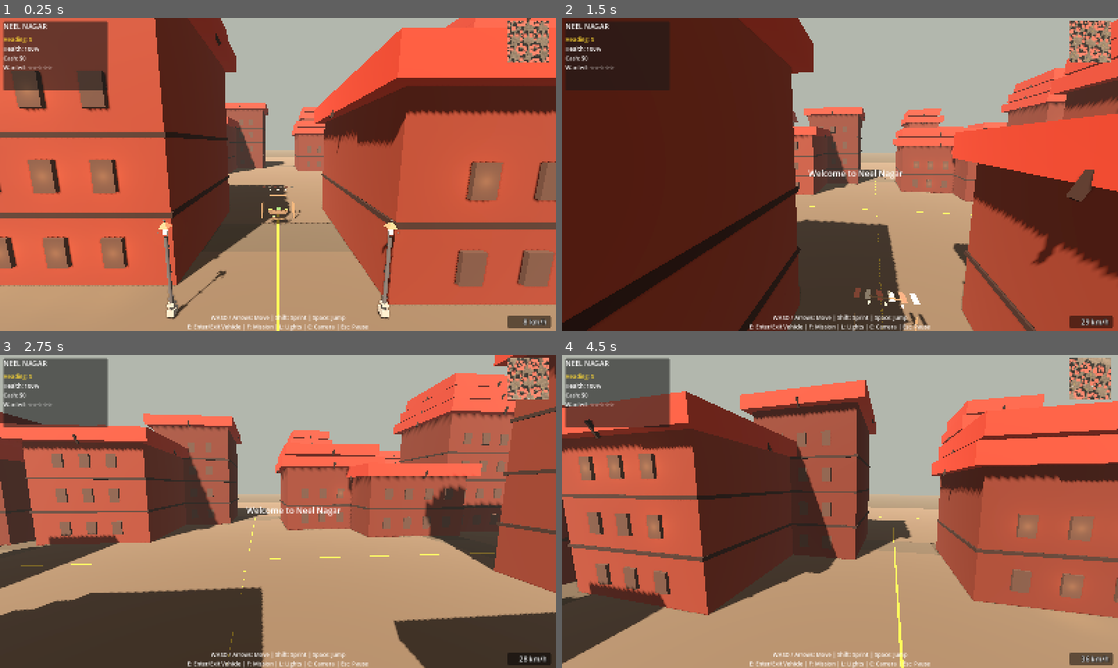
Above: before the commit, frames 1-4 (two rows, left to right).
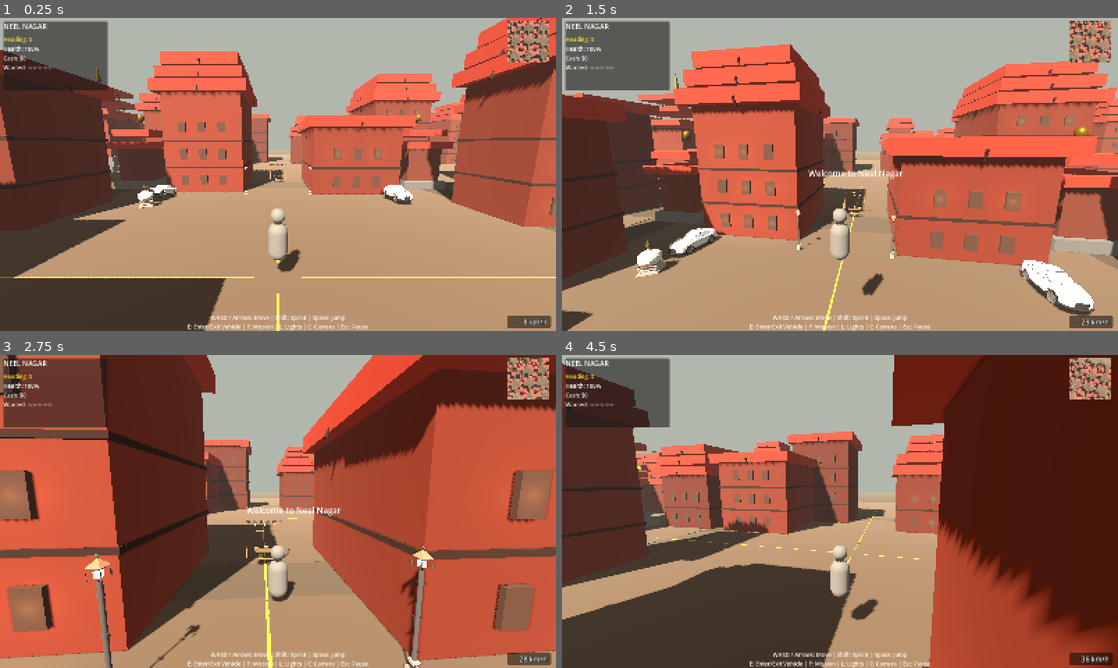
Above: after the commit, the same moments.

Repository: sauhardapathak/neel-nagar
Game: Godot game, scene res://scenes/Main.tscn
Same seed, same stepped clock (60 frames per second), same inputs: the game is played once before the commit and once after it.
Inputs (mouse positions are in pixels of both pictures, inside the frame that each line leads up to):
- Up to frame 1 (0.25 s): no input
- Up to frame 2 (1.5 s): tap Enter (ui_accept) at 0.5 s; move the mouse to (867, 174) at 0.52 s; hold W (Acceleration) from 0.53 s (still down); tap L (Lights) at 0.6 s; click (867, 174) at 0.67 s; tap Space (jump) at 0.77 s; move the mouse to (812, 174) at 1.27 s; tap Shift (Nitro) at 1.35 s
- Up to frame 3 (2.75 s): keep holding W (Acceleration); tap Space (jump) at 1.52 s; move the mouse to (289, 505) at 2.02 s; hold E (interact) from 2.03 s (still down)
- Up to frame 4 (4.5 s): keep holding W (Acceleration); move the mouse to (834, 517) at 2.77 s; release E (interact) at 2.78 s; tap Q at 2.85 s; click (834, 517) at 2.92 s; tap Space (jump) at 3.02, 3.77 s; move the mouse to (878, 514) at 3.52 s; tap F at 3.6 s; move the mouse to (795, 508) at 4.27 s; tap C at 4.35 s

The runs differ from the first frame. In frame 1, 74% of the frame differs, in the area x 0-100%, y 0-100%; in frame 2, 72%; in frame 3, 71%; in frame 4, 74%.
Error before the commit: Invalid call. Nonexistent function 'get_mission_info (via call)' in base 'Node (MissionSystem)'. (res://scripts/game.gd:882)
Error after the commit: Invalid call. Nonexistent function 'get_mission_info (via call)' in base 'Node (MissionSystem)'. (res://scripts/game.gd:885)

Commit message:
Apply agent skills: camera SpringArm, seeded NPC RNG, stuck detection
camera-systems: SpringArm3D between CameraPivot and Camera (spring_length 8.54,
static tilt preserves old framing) so buildings push the camera in instead of
clipping through. Updated camera node path in game.gd.
procedural-gen: NPC spawns use a world-seeded RNG (seed 777) + per-NPC index;
npc.gd owns a seeded RandomNumberGenerator (no global randf in wander logic).
game-ai: NPC stuck detection — repicks wander target after 1.5s without progress.

Diff:
--- a/scripts/game.gd
+++ b/scripts/game.gd
@@ -566,7 +566,7 @@
 	p.collision_mask = 1
 	add_child(p)
 	player = p
-	original_camera = p.get_node_or_null("CameraPivot/Camera")
+	original_camera = p.get_node_or_null("CameraPivot/CameraArm/Camera")
 
 	var area := Area3D.new()
 	area.name = "VehicleInteractionArea"
@@ -601,10 +601,13 @@
 
 func _spawn_npcs() -> void:
 	var npc_scene := preload("res://scenes/NPC.tscn")
+	var spawn_rng := RandomNumberGenerator.new()
+	spawn_rng.seed = 777
 	for i in range(20):
 		var npc := npc_scene.instantiate()
-		var angle := randf() * TAU
-		var dist := randf_range(10, 60)
+		npc.set_meta("spawn_index", i)
+		var angle := spawn_rng.randf() * TAU
+		var dist := spawn_rng.randf_range(10, 60)
 		npc.position = Vector3(cos(angle) * dist, 1, sin(angle) * dist)
 		npc_container.add_child(npc)
 
--- a/scripts/npc.gd
+++ b/scripts/npc.gd
@@ -4,15 +4,23 @@
 const RUN_SPEED := 6.0
 const JUMP_VELOCITY := 5.0
 const GRAVITY := 9.8
+const WORLD_SEED := 20240
+const STUCK_TIMEOUT := 1.5
 
 var target_position: Vector3 = Vector3.ZERO
 var is_walking := false
 var wander_timer := 0.0
 var walk_direction := Vector3.ZERO
+var rng := RandomNumberGenerator.new()
+var stuck_timer := 0.0
+var last_pos := Vector3.ZERO
 
 func _ready() -> void:
+	var idx := int(get_meta("spawn_index", 0))
+	rng.seed = WORLD_SEED + idx * 101
 	target_position = _random_wander_point()
-	wander_timer = randf_range(3.0, 8.0)
+	wander_timer = rng.randf_range(3.0, 8.0)
+	last_pos = global_position
 
 func _physics_process(delta: float) -> void:
 	if not is_on_floor():
@@ -21,7 +29,7 @@
 	wander_timer -= delta
 	if wander_timer <= 0.0:
 		target_position = _random_wander_point()
-		wander_timer = randf_range(3.0, 8.0)
+		wander_timer = rng.randf_range(3.0, 8.0)
 
 	var to_target := target_position - global_position
 	to_target.y = 0
@@ -39,7 +47,22 @@
 
 	move_and_slide()
 
+	# Stuck detection: barely moving while trying to walk -> repick target.
+	var frame_move := global_position.distance_to(last_pos)
+	last_pos = global_position
+	if is_walking:
+		if frame_move < 0.01:
+			stuck_timer += delta
+			if stuck_timer > STUCK_TIMEOUT:
+				target_position = _random_wander_point()
+				wander_timer = rng.randf_range(3.0, 8.0)
+				stuck_timer = 0.0
+		else:
+			stuck_timer = 0.0
+	else:
+		stuck_timer = 0.0
+
 func _random_wander_point() -> Vector3:
-	var angle := randf() * TAU
-	var dist := randf_range(5, 25)
+	var angle := rng.randf() * TAU
+	var dist := rng.randf_range(5, 25)
 	return global_position + Vector3(cos(angle) * dist, 0, sin(angle) * dist)
--- a/scripts/simple_player.gd
+++ b/scripts/simple_player.gd
@@ -16,11 +16,20 @@
 	camera_pivot.position = Vector3(0, 2, 0)
 	add_child(camera_pivot)
 
+	# SpringArm3D pulls the camera in when buildings block it (camera-systems:
+	# separate look from collision; static tilt preserves the old (0,3,-8) frame).
+	var arm := SpringArm3D.new()
+	arm.name = "CameraArm"
+	arm.spring_length = 8.54
+	arm.rotation.x = -0.36
+	arm.collision_mask = 1
+	camera_pivot.add_child(arm)
+
 	camera = Camera3D.new()
 	camera.name = "Camera"
-	camera.position = Vector3(0, 3, -8)
-	camera.rotation.x = -0.15
-	camera_pivot.add_child(camera)
+	camera.position = Vector3.ZERO
+	camera.rotation.x = 0.21
+	arm.add_child(camera)
 
 	model = Node3D.new()
 	model.name = "Model"
Binary file changed: qa_shot.png
